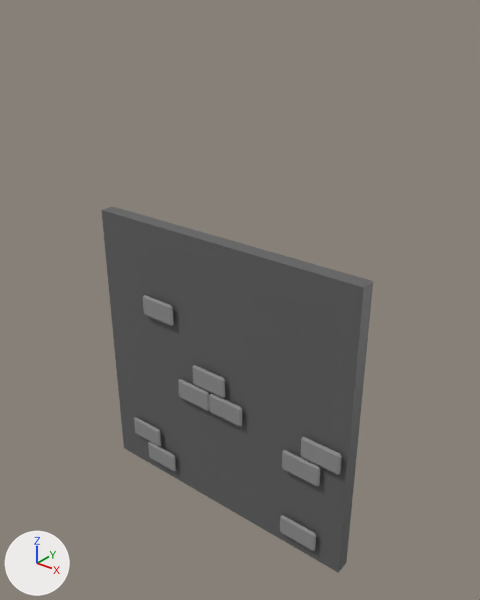
What one commit did to the FBX model Assets/Models/wall2.fbx.
Both versions are drawn from a 50 mm lens placed at (7.28, -8.5, 10.25), pointed at (0.28, 0.24, 4.84). Lighting does not change. The marker at lower left points along +X, +Y and +Z.

Script lines for the objects in view, before the commit:
```python
me_cube_054 = bpy.data.meshes.new('Cube.054')
me_cube_054.from_pydata(...)  # 188 vertices, 159 faces; spans x -3.0..3.0, y -0.27..0.15, z 0.01..6.01
# faces by material slot: [6, 153]
me_cube_054.materials.append(mat_material_001)  # dark grey #616161
me_cube_054.materials.append(mat_material)  # grey #919191
ob_wall2 = bpy.data.objects.new('Wall2', me_cube_054)
ob_wall2.location = (0.0, 0.0, 0.0)
```
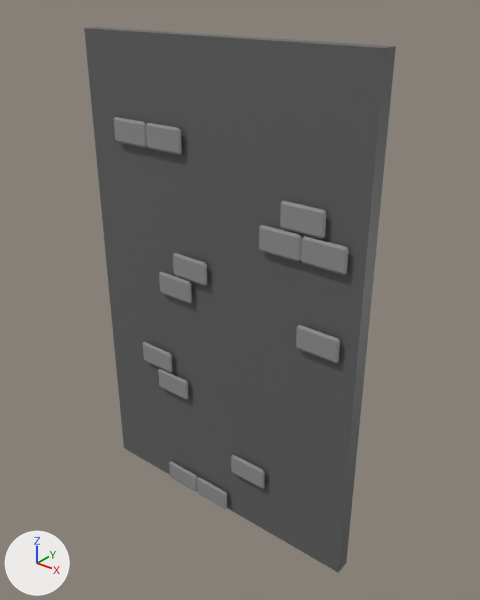
Commit message: Made Walls Taller
Much taller walls

The edits, one by one:
me_cube_054 is used by ob_wall2; location (0.0, 0.0, 0.0).
me_cube_054 had 188 vertices, 159 faces and spanned x -3.0..3.0, y -0.27..0.15, z 0.01..6.01.
me_cube_054 now has 268 vertices, 227 faces and spans x -3.0..3.0, y -0.27..0.15, z 0.01..9.43.
me_cube_054 part 1: the loose piece of 20 vertices spanning x -2.0..-1.18, y -0.27..-0.23, z 0.3..0.76 is moved by (0.65, 0.0, -0.22).
me_cube_054 part 2: the loose piece of 20 vertices spanning x 1.69..2.51, y -0.27..-0.23, z 0.31..0.76 is moved by (-2.2, 0.0, -0.23).
me_cube_054 part 3: the loose piece of 20 vertices spanning x -1.84..-1.02, y -0.27..-0.23, z 4.04..4.49 is moved by (0.51, 0.0, 0.65).
me_cube_054 part 4: the loose piece of 20 vertices spanning x -0.53..0.29, y -0.27..-0.23, z 2.89..3.35 is moved by (-0.4, 0.0, 2.29).
me_cube_054 part 5: the loose piece of 20 vertices spanning x 2.08..2.91, y -0.27..-0.23, z 2.39..2.85 is moved by (-0.2, 0.0, 2.2).
me_cube_054 part 6: the loose piece of 20 vertices spanning x -0.11..0.72, y -0.27..-0.23, z 2.4..2.86 is moved by (0.56, 0.0, -1.23).
me_cube_054 part 7: the loose piece of 20 vertices spanning x -0.95..-0.12, y -0.27..-0.23, z 2.4..2.86 is moved by (-1.34, 0.0, 5.1).
me_cube_054 part 8: the loose piece of 20 vertices spanning x -2.42..-1.6, y -0.27..-0.23, z 0.79..1.24 is moved by (0.98, 0.0, 6.71).
me_cube_054 part 9: the loose piece of 20 vertices spanning x 1.68..2.51, y -0.27..-0.23, z 1.9..2.36 is moved by (-0.61, 0.0, 4.27).
me_cube_054 part 10: the loose piece of 20 vertices spanning x 2.08..2.91, y -0.27..-0.23, z 2.39..2.85 is copied, and the copy is moved by (-0.17, 0.0, 3.78); it spans x 1.91..2.74, y -0.27..-0.23, z 6.17..6.63.
me_cube_054 part 11: the loose piece of 20 vertices spanning x 2.08..2.91, y -0.27..-0.23, z 2.39..2.85 is copied, and the copy is moved by (-0.59, 0.0, 4.27); it spans x 1.49..2.31, y -0.27..-0.23, z 6.66..7.11.
me_cube_054 part 12: the loose piece of 20 vertices spanning x -0.95..-0.12, y -0.27..-0.23, z 2.4..2.86 is copied, and the copy is moved by (-0.57, 0.0, 0.03); it spans x -1.52..-0.7, y -0.27..-0.23, z 2.43..2.88.
me_cube_054 part 13: the loose piece of 20 vertices spanning x -1.84..-1.02, y -0.27..-0.23, z 4.04..4.49 is copied, and the copy is moved by (-0.1, 0.0, -1.12); it spans x -1.94..-1.12, y -0.27..-0.23, z 2.92..3.37.
Part 14, on me_cube_054:
4 vertices are removed from x -3.0..3.0, y -0.15..0.15, z 6.01.
5 faces are deleted.
4 vertices are added at (-3.0, -0.15, 9.43), (-3.0, 0.15, 9.43), (3.0, -0.15, 9.43), (3.0, 0.15, 9.43).
5 new faces join them, mat_material_001 (dark grey #616161).

Where the change shows, as pixel boxes [x1, y1, x2, y2] in the pictures (480 x 600 px; the box of a moved part takes in the faces that stretch with it):
'Wall2', reshaped (15% wider, 49% taller)
    before: [101, 207, 373, 573]
    after: [84, 27, 396, 573]
part 1 of me_cube_054, moved or reshaped
    before: [148, 442, 176, 471]
    after: [169, 461, 198, 492]
part 2 of me_cube_054, moved or reshaped
    before: [280, 515, 316, 551]
    after: [197, 477, 227, 509]
part 3 of me_cube_054, moved or reshaped
    before: [143, 295, 174, 326]
    after: [159, 272, 192, 304]
part 4 of me_cube_054, moved or reshaped
    before: [193, 365, 225, 398]
    after: [173, 253, 207, 286]
part 5 of me_cube_054, moved or reshaped
    before: [301, 437, 342, 475]
    after: [296, 325, 340, 363]
part 6 of me_cube_054, moved or reshaped
    before: [209, 393, 242, 427]
    after: [231, 455, 265, 488]
part 7 of me_cube_054, moved or reshaped
    before: [178, 379, 210, 411]
    after: [114, 117, 147, 148]
part 8 of me_cube_054, moved or reshaped
    before: [134, 417, 161, 447]
    after: [146, 123, 182, 155]
part 9 of me_cube_054, moved or reshaped
    before: [282, 450, 320, 487]
    after: [259, 225, 302, 262]
part 10 of me_cube_054, added
    after: [301, 236, 349, 275]
part 11 of me_cube_054, added
    after: [280, 201, 326, 239]
part 12 of me_cube_054, added
    after: [158, 369, 188, 400]
part 13 of me_cube_054, added
    after: [143, 342, 173, 373]
part 14 of me_cube_054, moved or reshaped
    before: [101, 207, 373, 557]
    after: [84, 27, 396, 557]
